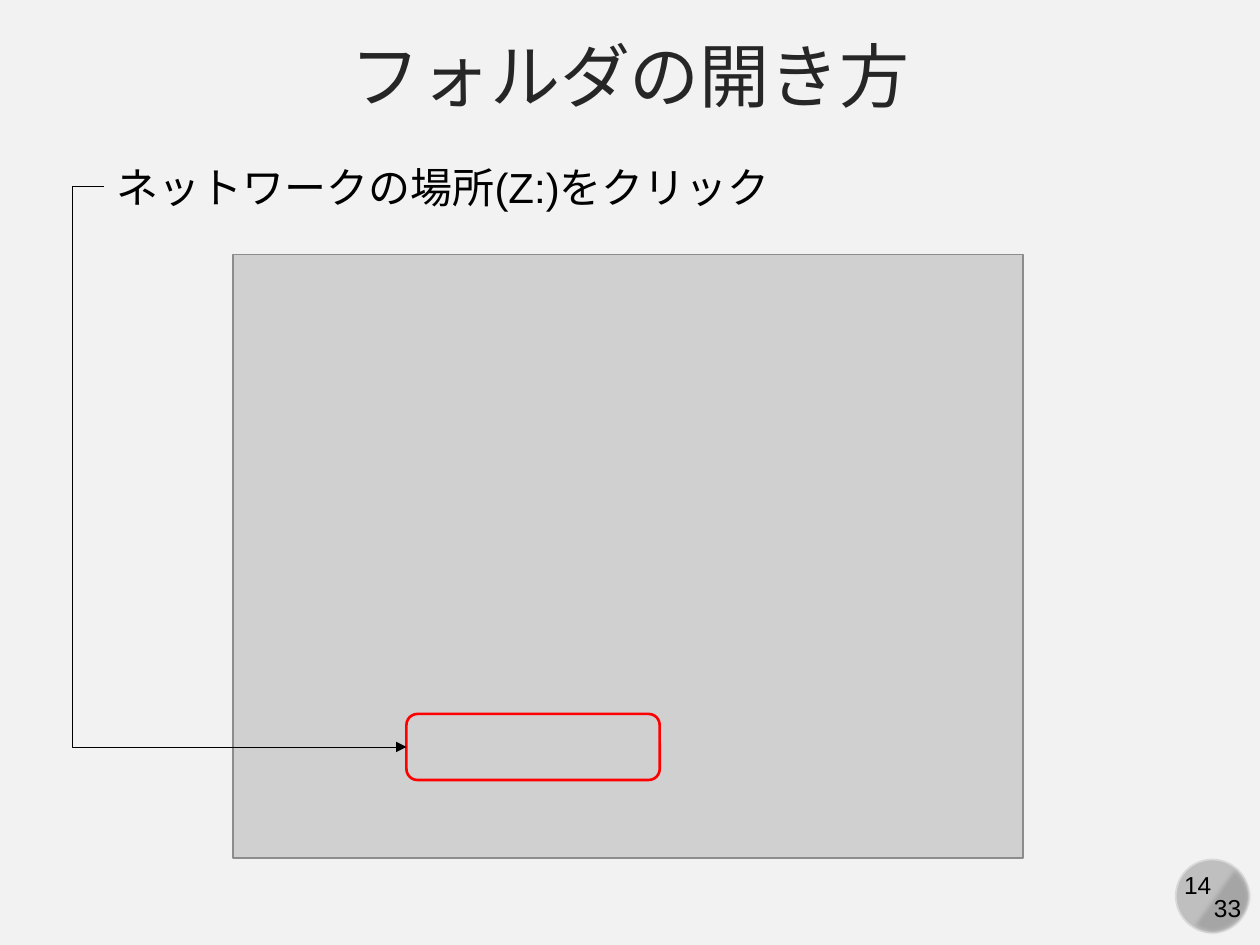
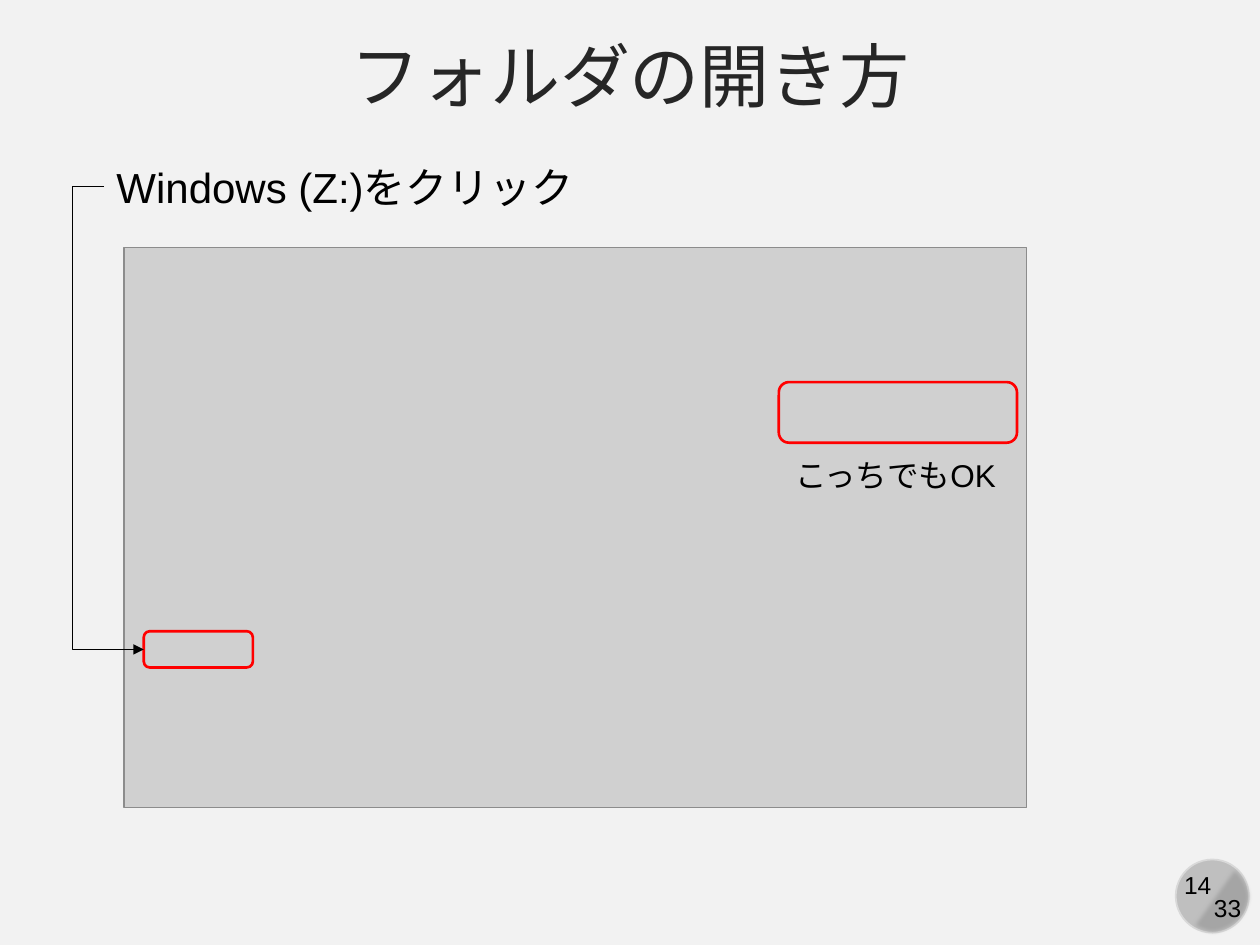
Before and after one commit to kaityo256/github, a slide deck: slide 14 of practice_basic/fig/slide.pptx. Drawn at 1260x945 pixels with LibreOffice and Linux fonts; fonts in the diff are those of the drawing; grey boxes stand for pictures. Boxes give left, top, right and bottom in pixels: in the first picture for what was removed or moved away, otherwise in the second. Text is boxed around its words. In the diff, an @@ line names an element or a change of style, - is before the commit and + after.

```diff
--- a/practice_basic/fig/slide.pptx
+++ b/practice_basic/fig/slide.pptx
@@ text at box(116, 169, 573, 211): text changed @@
-ネットワークの場所(Z:)をクリック
+Windows (Z:)をクリック
@@ elbow arrow moved from (105, 186) - (407, 747) to (105, 186) - (144, 649) @@
@@ picture: place and size @@
-picture at box(233, 255, 1023, 858)
+picture at box(123, 247, 1026, 808)
@@ rounded rectangle added at box(779, 382, 1017, 442), outline #FF0000 1.5 pt @@
@@ text added at box(795, 462, 996, 489), 18 pt, text #000000 @@
+こっちでもOK
@@ rounded rectangle: place and size @@
-rounded rectangle at box(407, 714, 660, 780)
+rounded rectangle at box(144, 631, 253, 668)
```
Also in this commit, not shown: 4 other slides changed, 1 slide added, 1 slide removed, 4 other files.
